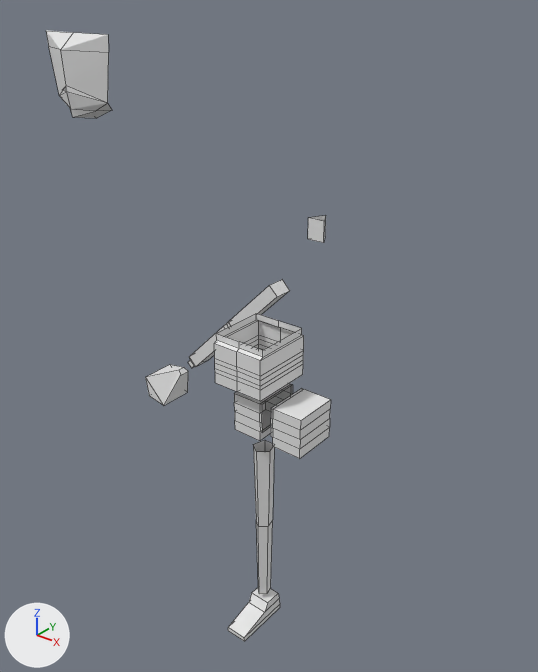
Before and after pictures for a commit that changed the Blender file TFCharacter.blend.
Camera for both pictures: a 50 mm camera at (0.02, -2.19, 2.94) aimed at (-2.18, 0.56, 1.23). The axes (+X, +Y, +Z) are drawn at lower left. The lights are the same throughout. Mesh edges are drawn as thin lines.
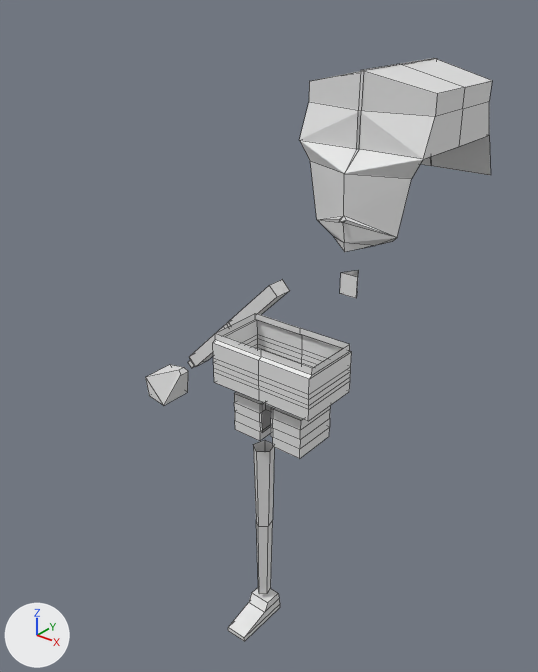
Where the change shows, as pixel boxes (x1, y1, x2, y2) in the pictures (538 x 672 px):
'Plane', reshaped, moved (190% wider, 119% taller): before (46, 30, 112, 118); after (299, 58, 492, 252)
'Cube.002', moved, rescaled (54% wider, 22% taller): before (214, 313, 304, 401); after (213, 313, 352, 421)
'Cylinder.001', moved: before (308, 215, 326, 243); after (340, 270, 358, 298)
part 1 of me_plane, built on: before (46, 30, 109, 103); after (299, 58, 492, 237)

What changed in the scene script:
```text
Change me_plane:
    used by ob_plane; location = (-3.331, 0.446, 2.431); rotation_euler = (1.571, 0.0, 0.0), in degrees (90, 0, 0); scale = (0.2, 0.2, 1.0)
    remove me_plane.from_pydata(...)  # 13 vertices, 8 faces; spans x 0.0..1.26, y -1.0..1.19, z -0.04..0.17
    add me_plane.from_pydata(...)  # 30 vertices, 21 faces; spans x -0.03..1.5, y -1.0..2.71, z -0.61..0.17
    me_plane part 1
    1 vertex is removed from x 1.26, y 1.19, z 0.04
    3 faces are deleted
    1 vertex moves from x 0.0, y 1.19, z 0.05 to x -0.03, y 1.21, z 0.05
    18 vertices are added at x -0.03..1.5, y -0.14..2.71, z -0.61..0.14
    16 new faces join them
Change ob_cube_002:
    ob_cube_002.location: (-1.79, 0.0, 1.383) -> (-1.672, 0.0, 1.383)
    ob_cube_002.scale: (0.125, 0.148, 0.125) -> (0.25, 0.148, 0.125)
Change ob_cylinder_001:
    ob_cylinder_001.location: (-1.808, 0.446, 1.916) -> (-1.624, 0.446, 1.699)
Change ob_plane:
    ob_plane.location: (-3.331, 0.446, 2.431) -> (-1.595, 0.446, 2.063)
```
